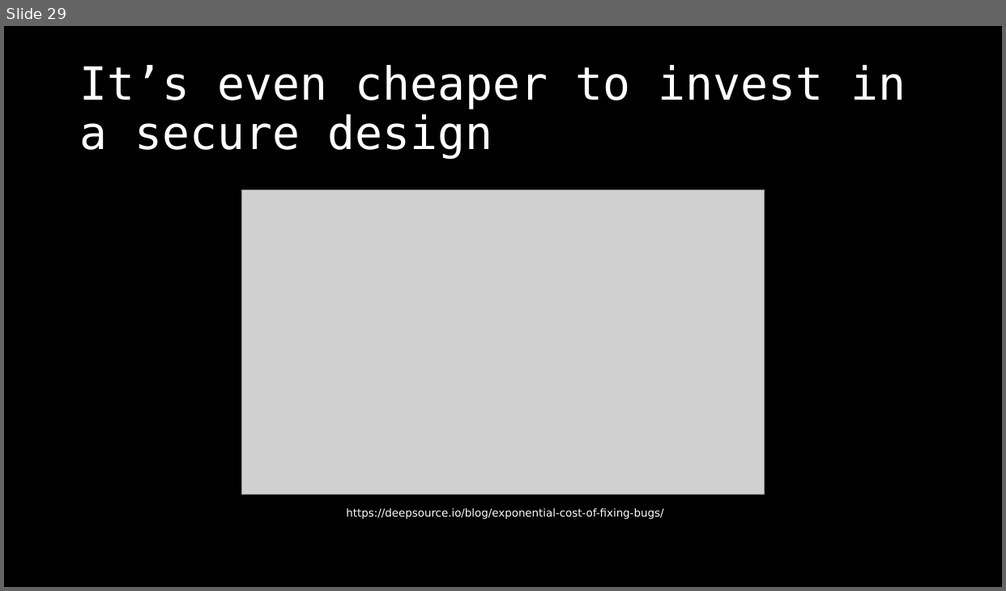
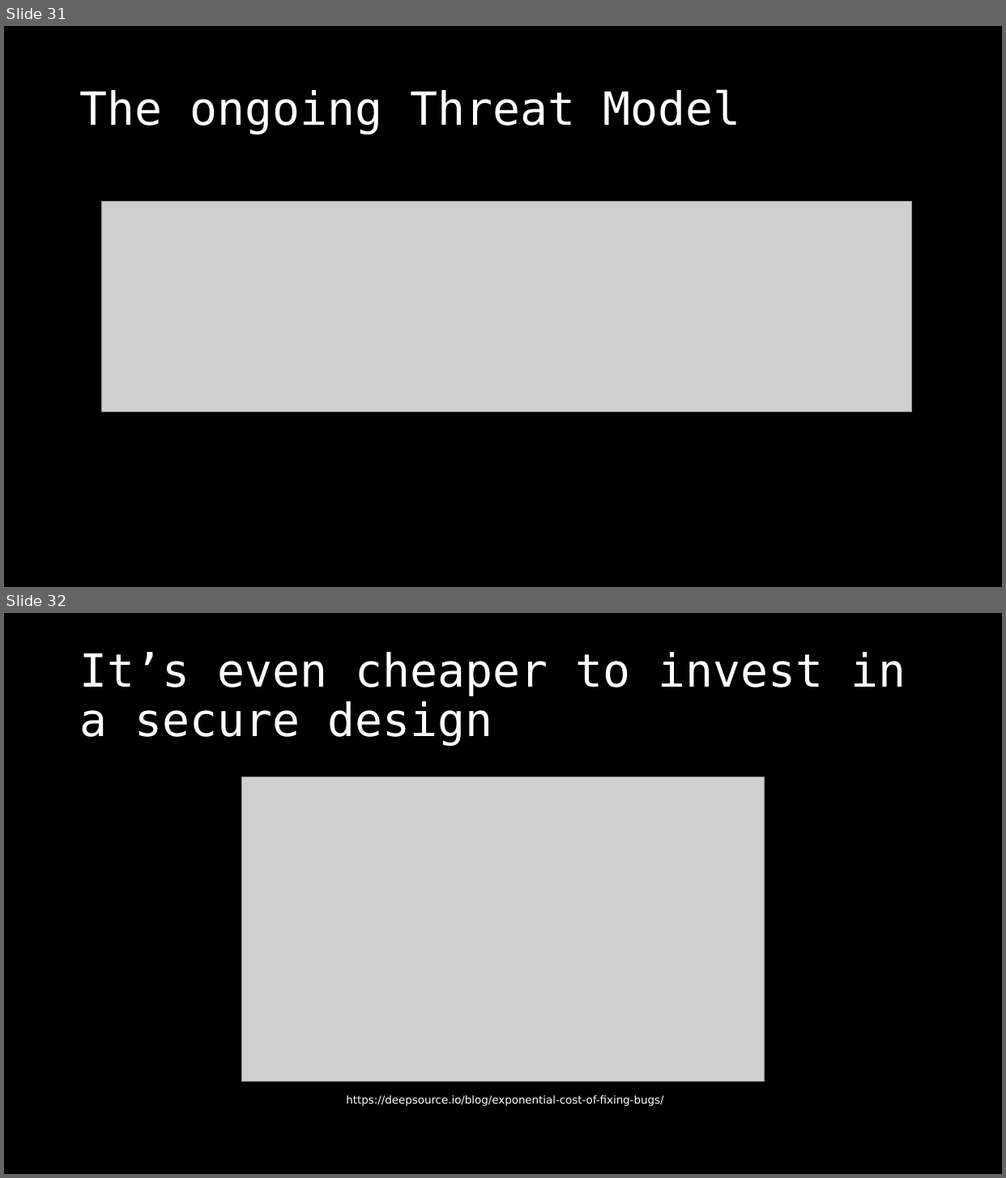
Before and after one commit to dschwarz91/websec-lecture, a slide deck: slides/8_General_Topics.pptx. Shown one above the other, each under a label of ours: slide 29 before the commit, slides 31 and 32 after it. The pictures are 1006x591 and 1006x1178 pixels, drawn with LibreOffice and Linux fonts; fonts in the diff are those of the drawing; grey boxes stand for pictures. Boxes give left, top, right and bottom in pixels: in the first picture for what was removed or moved away, otherwise in the second. Text is boxed around its words. In the diff, an @@ line names an element or a change of style, - is before the commit and + after.

```diff
--- a/slides/8_General_Topics.pptx
+++ b/slides/8_General_Topics.pptx
@@ slide 31 added at <box>4,26,1002,587</box>, background #000000 @@
@@ title added at <box>80,89,741,135</box>, 44 pt, text #FFFFFF @@
+The ongoing Threat Model
@@ picture added at <box>102,201,912,412</box> @@
@@ what was slide 29 is now slide 32 @@
```
Also in this commit, not shown: 1 slide changed, 2 other slides added, 1 other file.
